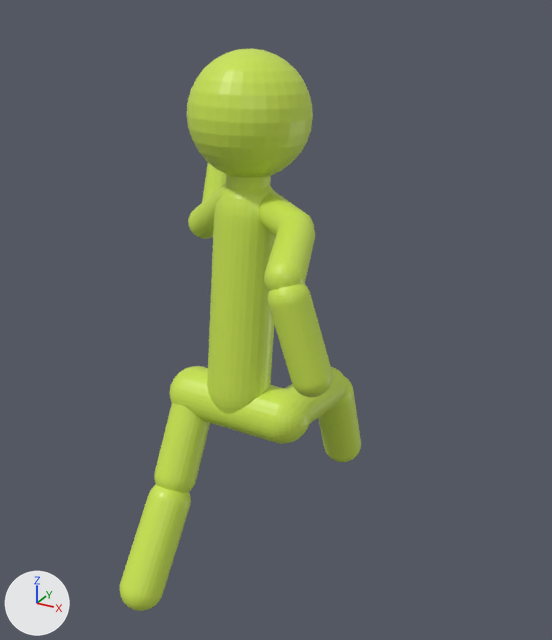
The FBX model Tall Stick man Run (3D Core)/Assets/Models/Stickman.fbx: old version first, new version second.
Both versions are drawn from a camera (50 mm lens) standing at (6.37, -12.86, 8.35) and looking at (0.41, -2.02, 2.93). Lighting does not change. The marker at lower left points along +X, +Y and +Z.

In view in the first picture: 'Body', 'Head', 'Hip', 'LowerArmLeft', 'LowerArmRight', 'LowerLegLeft', 'LowerLegRight', 'Neck', 'ShoulderLeft', 'ShoulderRight', 'UpperArmLeft', 'UpperLegLeft', 'UpperLegRight'.
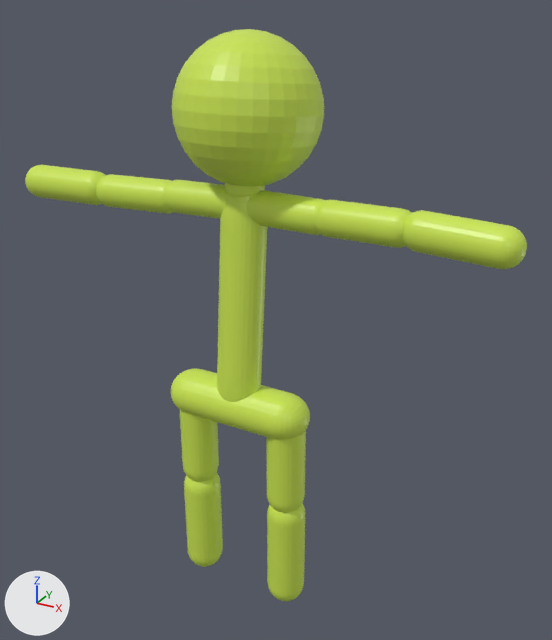
Where the change shows, as pixel boxes [x1, y1, x2, y2] in the pictures (552 x 640 px):
'Head', moved, turned, rescaled
    before: [187, 48, 313, 178]
    after: [172, 29, 324, 186]
'Body', moved, turned, rescaled
    before: [207, 186, 276, 414]
    after: [217, 194, 267, 402]
'LowerArmLeft', moved, turned
    before: [268, 284, 333, 397]
    after: [403, 210, 527, 269]
'LowerLegRight', moved, rescaled, turned
    before: [120, 485, 191, 611]
    after: [184, 472, 223, 567]
'UpperArmLeft', moved, turned
    before: [264, 216, 315, 291]
    after: [315, 200, 412, 248]
'Hip', rescaled (9% shorter)
    before: [170, 366, 310, 444]
    after: [171, 369, 310, 440]
'LowerLegLeft', moved, rescaled, turned
    before: [318, 376, 361, 462]
    after: [267, 503, 305, 601]
'UpperLegRight', moved, rescaled, turned
    before: [154, 403, 210, 492]
    after: [179, 409, 219, 482]
'UpperLegLeft', moved, rescaled, turned
    before: [285, 367, 347, 424]
    after: [266, 430, 306, 513]
'LowerArmRight', moved, turned
    before: [202, 163, 226, 202]
    after: [25, 165, 105, 205]
'ShoulderLeft', moved, turned
    before: [259, 191, 314, 236]
    after: [246, 190, 325, 235]
'ShoulderRight', moved, turned
    before: [188, 183, 227, 238]
    after: [164, 180, 227, 219]
'UpperArmRight', moved, turned
    before: [197, 236, 213, 239]
    after: [96, 174, 174, 214]
'Neck', moved
    before: [226, 174, 271, 191]
    after: [225, 183, 265, 197]

The change in detail:
Object 'Neck' (ob_neck) moves from (0.01, -2.22, 5.64) to (0.01, -2.32, 5.65).
Object 'ShoulderLeft' (ob_shoulderleft) moves from (0.73, -2.49, 4.97) to (0.79, -2.39, 5.03).
Object 'ShoulderLeft' (ob_shoulderleft) turns from (94, -2, 54) to (92, -85, 87) degrees about x, y and z.
Object 'LowerArmLeft' (ob_lowerarmleft) moves from (1.94, -4.09, 3.77) to (3.69, -2.6, 5.08).
Object 'LowerArmLeft' (ob_lowerarmleft) turns from (-176, -16, -3.7) to (175, -89, -0) degrees about x, y and z.
Object 'LowerLegRight' (ob_lowerlegright) turns from (-37, 0, 0) to (0, 0, 0) degrees about x, y and z.
Object 'LowerLegRight' (ob_lowerlegright) moves from (-0.89, -4.19, -0.93) to (-0.89, -2.66, -1.38).
Object 'LowerLegRight' (ob_lowerlegright) is rescaled from (0.788, 0.788, 0.788) to (0.709, 0.729, 0.77).
Object 'UpperArmRight' (ob_upperarmright) moves from (-1.4, -1.28, 4.3) to (-2.08, -2.47, 4.99).
Object 'UpperArmRight' (ob_upperarmright) turns from (77, 9.3, 23) to (-74, 88, -69) degrees about x, y and z.
Object 'Body' (ob_body) moves from (0.02, -2.49, 3.32) to (0.02, -2.54, 3.33).
Object 'Body' (ob_body) turns from (-7.6, 0, 0) to (-5.2, 0, 0) degrees about x, y and z.
Object 'Body' (ob_body) is rescaled from (1.15, 1.0, 1.47) to (0.807, 0.702, 1.47).
Object 'UpperArmLeft' (ob_upperarmleft) moves from (1.48, -3.52, 4.75) to (2.16, -2.47, 5.06).
Object 'UpperArmLeft' (ob_upperarmleft) turns from (104, -5.3, 18) to (44, -87, 131) degrees about x, y and z.
Object 'Head' (ob_head) moves from (0.0, -2.14, 6.45) to (0.0, -2.19, 6.53).
Object 'Head' (ob_head) turns from (-2.7, 0, 0) to (-5.2, 0, 0) degrees about x, y and z.
Object 'Head' (ob_head) is rescaled from (1.0, 1.0, 1.0) to (1.2, 1.2, 1.2).
Object 'Hip' (ob_hip) is rescaled from (0.926, 1.0, 0.926) to (0.833, 0.9, 0.926).
Object 'UpperLegLeft' (ob_upperlegleft) turns from (81, 0, 0) to (0, 0, 0) degrees about x, y and z.
Object 'UpperLegLeft' (ob_upperlegleft) moves from (0.96, -1.76, 1.39) to (0.96, -2.66, 0.62).
Object 'UpperLegLeft' (ob_upperlegleft) is rescaled from (0.772, 0.772, 0.772) to (0.695, 0.7, 0.768).
Object 'LowerArmRight' (ob_lowerarmright) moves from (-1.75, -0.32, 4.91) to (-3.61, -2.58, 5.0).
Object 'LowerArmRight' (ob_lowerarmright) turns from (156, -2, 3.7) to (84, 92, 88) degrees about x, y and z.
Object 'LowerLegLeft' (ob_lowerlegleft) turns from (20, 0, 0) to (0, 0, 0) degrees about x, y and z.
Object 'LowerLegLeft' (ob_lowerlegleft) moves from (0.97, -0.43, 0.24) to (0.97, -2.66, -1.41).
Object 'LowerLegLeft' (ob_lowerlegleft) is rescaled from (0.788, 0.788, 0.788) to (0.709, 0.71, 0.788).
Object 'ShoulderRight' (ob_shoulderright) moves from (-0.65, -2.14, 4.8) to (-0.72, -2.39, 5.04).
Object 'ShoulderRight' (ob_shoulderright) turns from (38, 45, 25) to (-80, 85, -79) degrees about x, y and z.
Object 'UpperLegRight' (ob_upperlegright) turns from (-29, 0, 0) to (0, 0, 0) degrees about x, y and z.
Object 'UpperLegRight' (ob_upperlegright) moves from (-0.9, -3.08, 0.77) to (-0.9, -2.66, 0.66).
Object 'UpperLegRight' (ob_upperlegright) is rescaled from (0.772, 0.772, 0.772) to (0.695, 0.697, 0.77).
